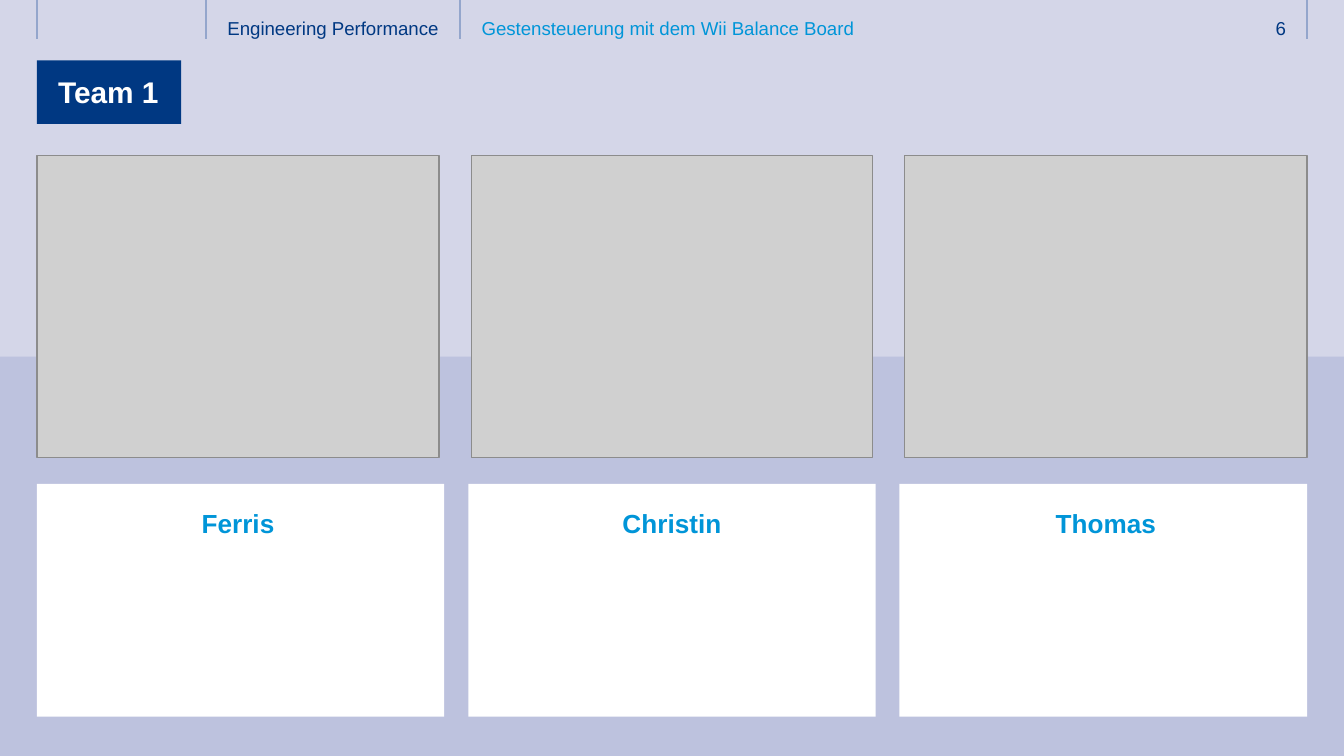
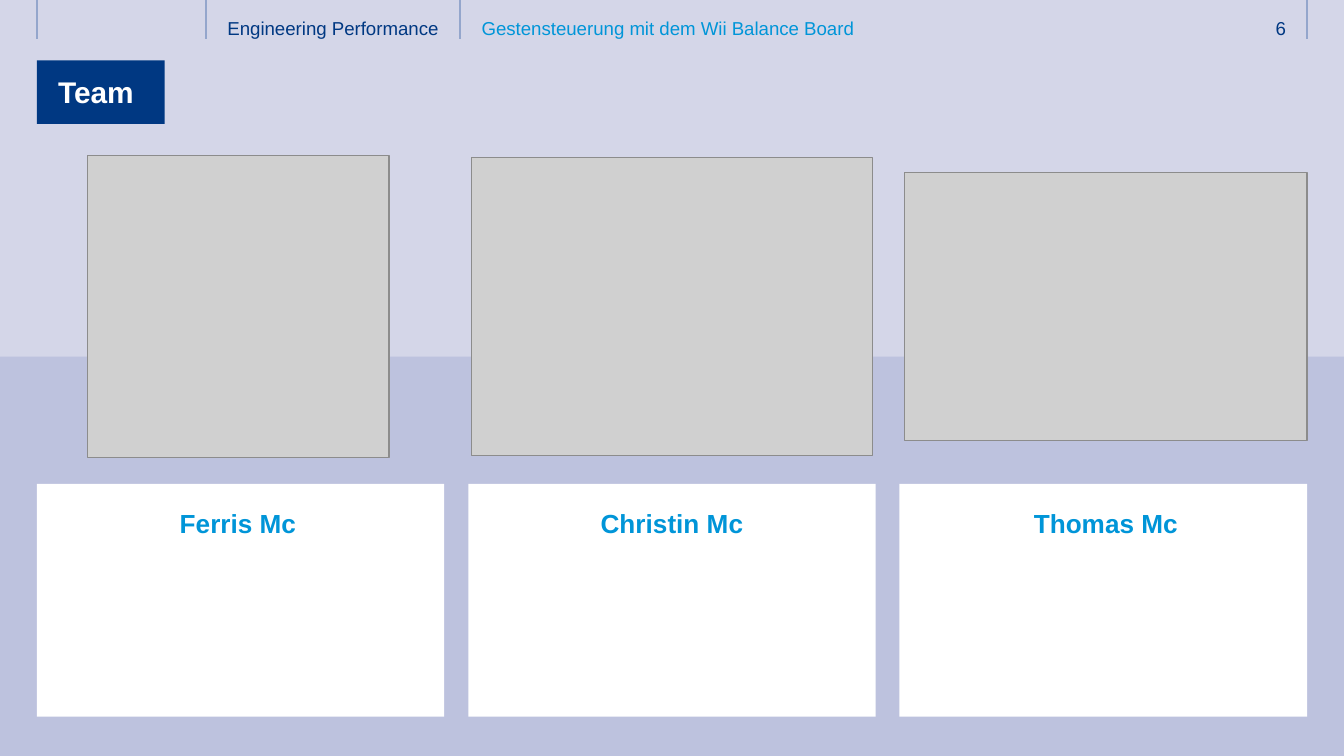
Before and after one commit to ThomasHein/3T2017, a slide deck: slide 6 of Folien/3T_2017_React und DDD - FBR.pptx. Drawn at 1344x756 pixels with LibreOffice and Linux fonts; fonts in the diff are those of the drawing; grey boxes stand for pictures; background and template pictures are left out. Boxes give left, top, right and bottom in pixels: in the first picture for what was removed or moved away, otherwise in the second. Text is boxed around its words. In the diff, an @@ line names an element or a change of style, - is before the commit and + after.

```diff
--- a/Folien/3T_2017_React und DDD - FBR.pptx
+++ b/Folien/3T_2017_React und DDD - FBR.pptx
@@ title "Team" resized from (x1=36, y1=60, x2=180, y2=124) to (x1=36, y1=60, x2=164, y2=124) @@
@@ title at (x1=58, y1=82, x2=134, y2=104): text changed @@
-Team 1
+Team
@@ picture resized from (x1=38, y1=156, x2=439, y2=457) to (x1=87, y1=156, x2=388, y2=457) @@
@@ picture resized from (x1=905, y1=156, x2=1306, y2=457) to (x1=905, y1=172, x2=1306, y2=439) @@
@@ text at (x1=180, y1=514, x2=296, y2=534): text changed @@
-Ferris
+Ferris Mc
@@ text at (x1=601, y1=514, x2=743, y2=534): text changed @@
-Christin
+Christin Mc
@@ text at (x1=1034, y1=514, x2=1177, y2=534): text changed @@
-Thomas
+Thomas Mc
```
Also in this commit, not shown: 1 other slide changed, 1 other file.
